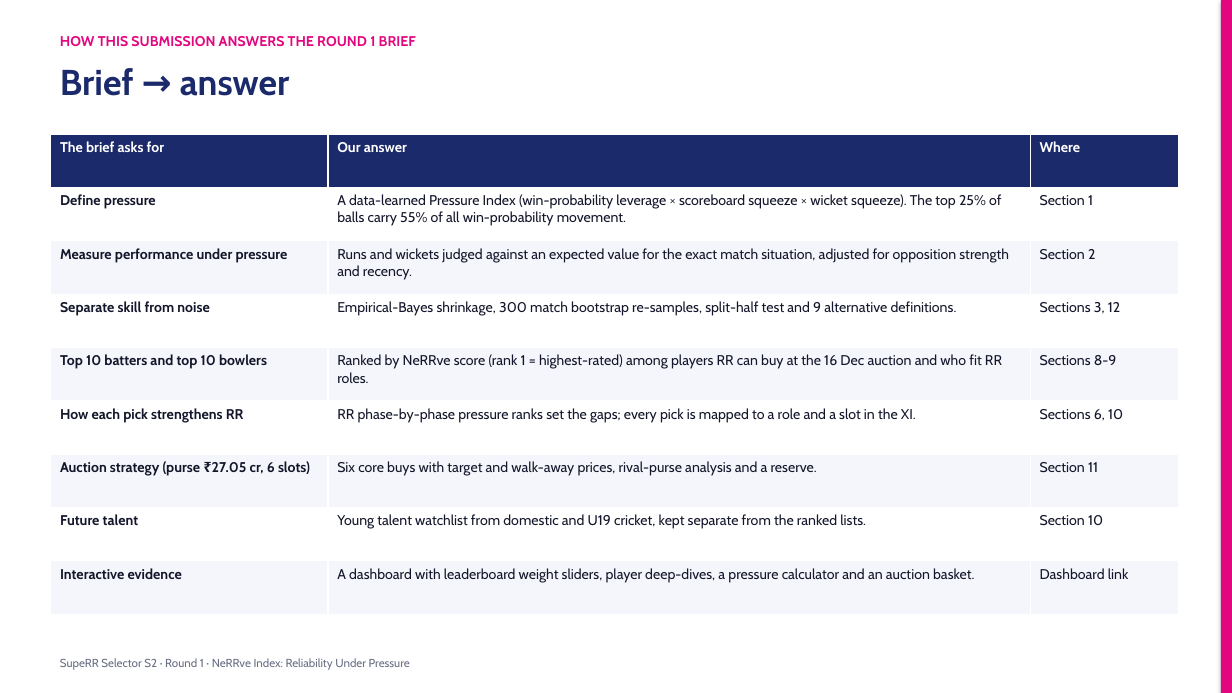
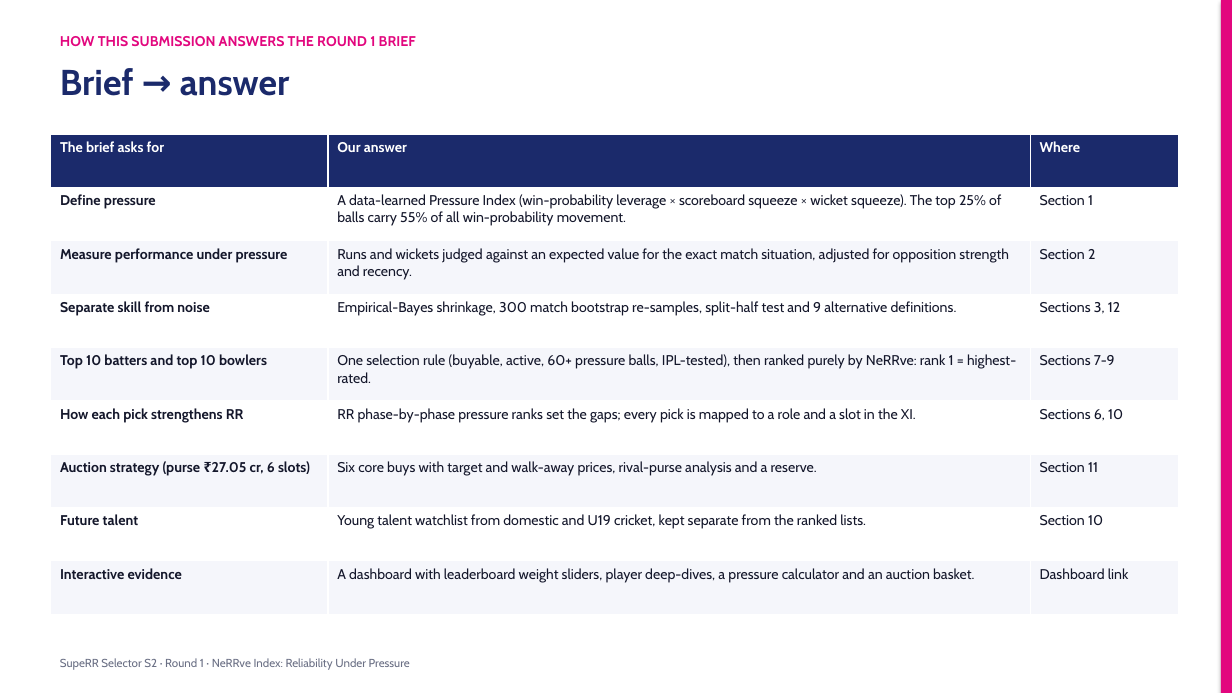
Before and after one commit to KoduruChandrasekhar/RRAuction-, a slide deck: slide 3 of submission/NeRRve_Deck.pptx. Drawn at 1232x693 pixels with LibreOffice and Linux fonts; fonts in the diff are those of the drawing. Boxes give left, top, right and bottom in pixels: in the first picture for what was removed or moved away, otherwise in the second. Text is boxed around its words. In the diff, an @@ line names an element or a change of style, - is before the commit and + after.

```diff
--- a/submission/NeRRve_Deck.pptx
+++ b/submission/NeRRve_Deck.pptx
@@ table at (51,134,1178,615) @@
-row 5, column 2: Ranked by NeRRve score (rank 1 = highest-rated) among players RR can buy at the 16 Dec auction and who fit RR roles.
+row 5, column 2: One selection rule (buyable, active, 60+ pressure balls, IPL-tested), then ranked purely by NeRRve: rank 1 = highest-rated.
-row 5, column 3: Sections 8-9
+row 5, column 3: Sections 7-9
```
Also in this commit, not shown: 6 other slides changed, 7 other files.
